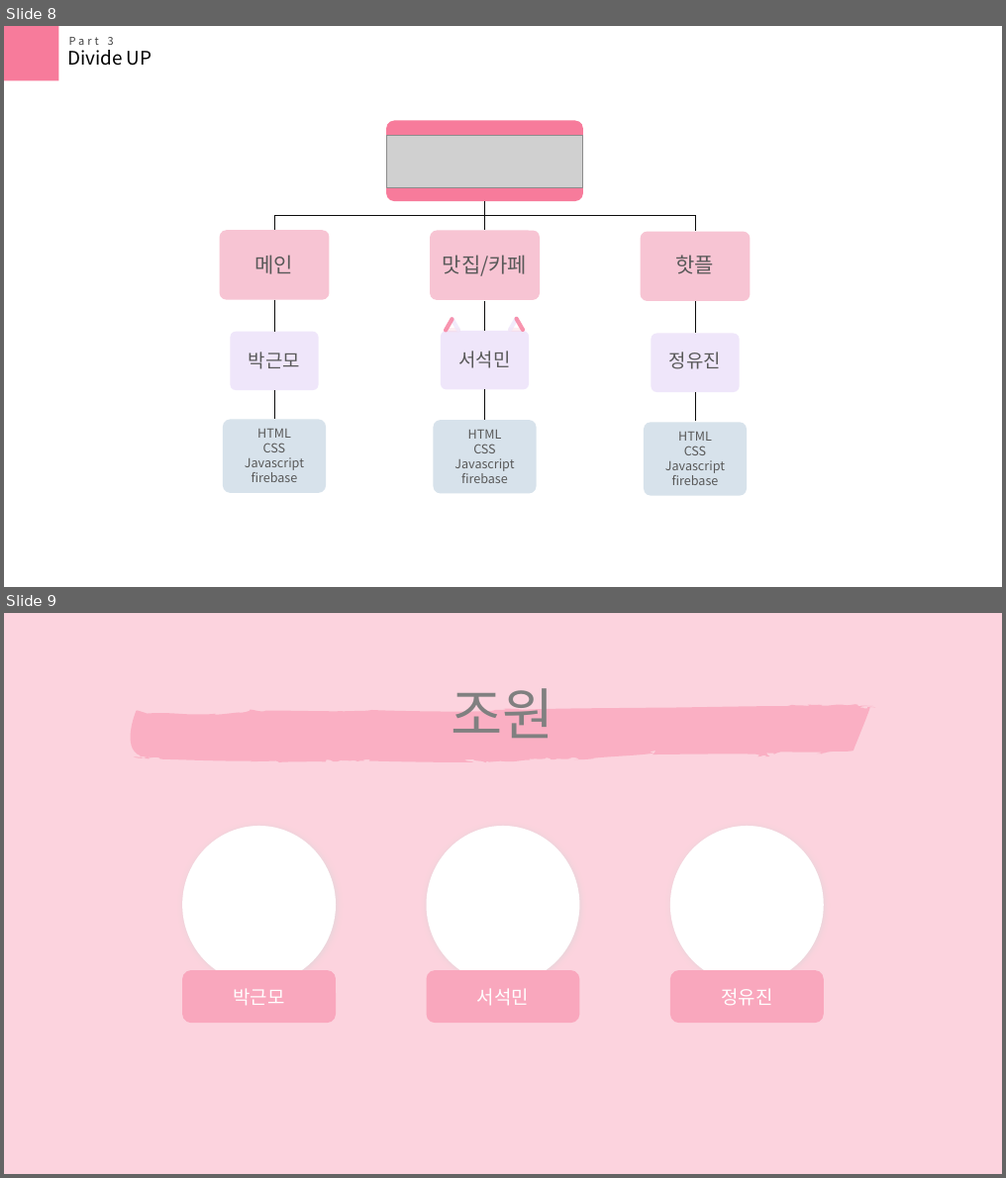
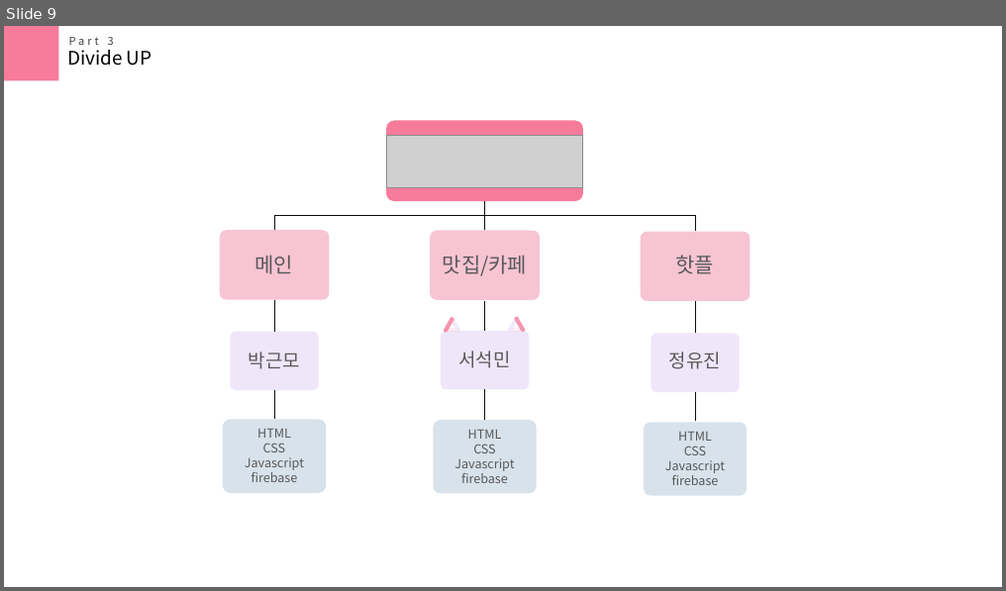
Before and after one commit to seasukmin/DateTeam, a slide deck: 박근모 - 메인/ppt.pptx. Shown one above the other, each under a label of ours: slides 8 and 9 before the commit, slide 9 after it. The pictures are 1006x1178 and 1006x591 pixels, drawn with LibreOffice and Linux fonts; fonts in the diff are those of the drawing; grey boxes stand for pictures. Boxes give left, top, right and bottom in pixels: in the first picture for what was removed or moved away, otherwise in the second. Text is boxed around its words. In the diff, an @@ line names an element or a change of style, - is before the commit and + after.

```diff
--- a/박근모 - 메인/ppt.pptx
+++ b/박근모 - 메인/ppt.pptx
@@ slide 9 removed at (4,613,1002,1174), background #FCD3DE @@
@@ text removed at (451,688,554,738) @@
-조원
@@ freeform shape removed at (131,704,876,762) @@
@@ group removed at (182,826,824,1023): 3 ellipses, 3 rounded rectangles @@
-박근모
-서석민
-정유진
@@ what was slide 8 is now slide 9 @@
```
Also in this commit, not shown: 8 slides changed, 2 slides added, 1 other slide removed, 2 other files.
